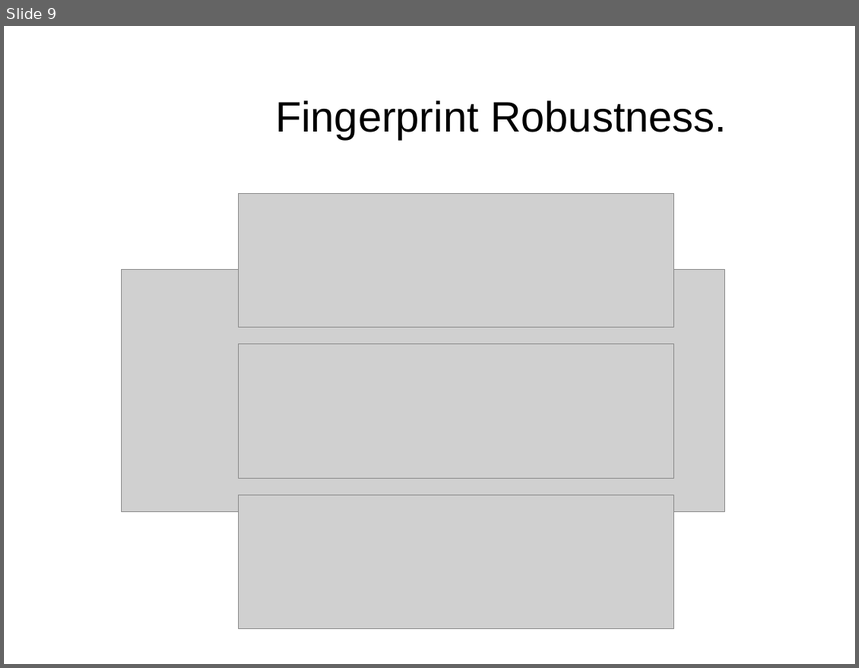
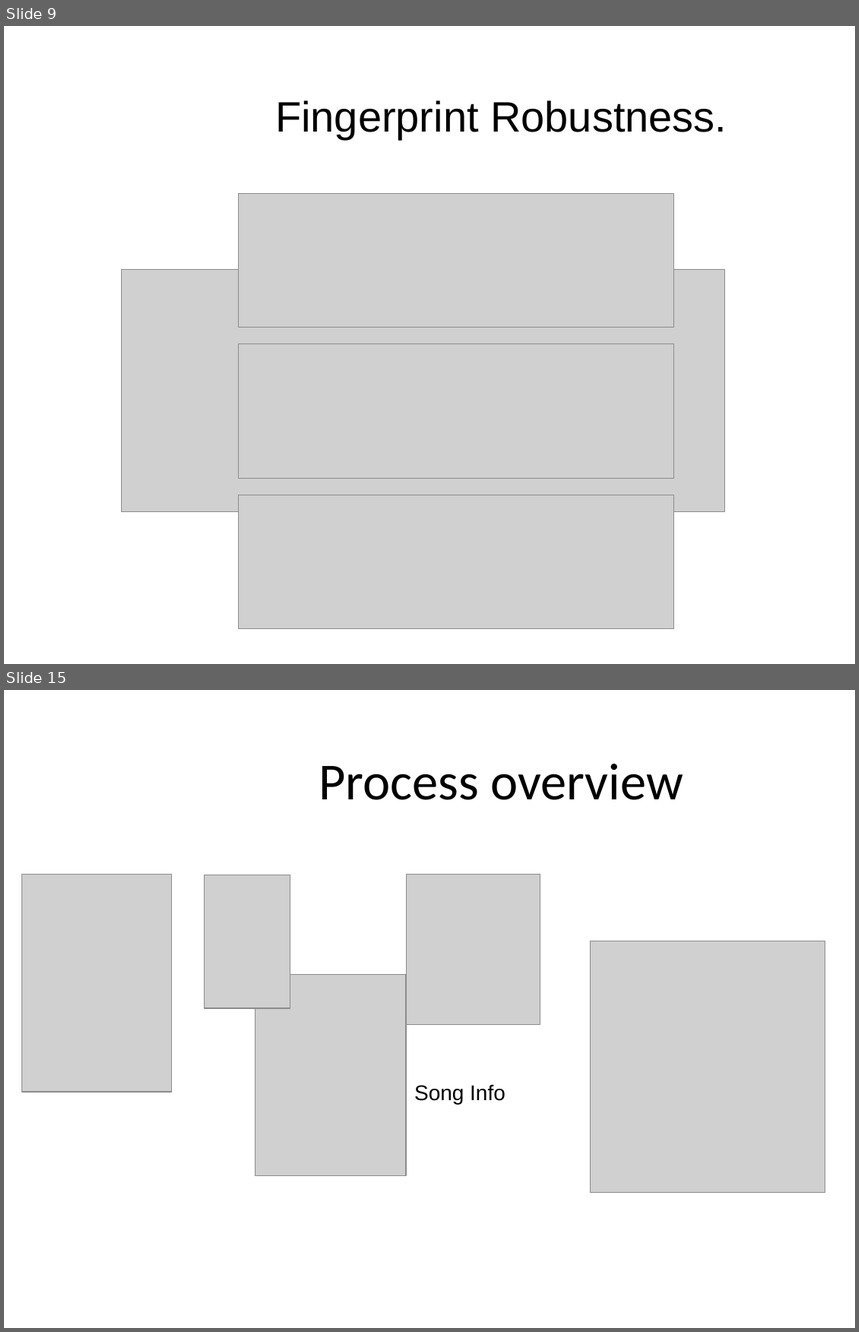
Before and after one commit to master20151121/mmoments, a slide deck: Mobile Musical Moments.ppt. Shown one above the other, each under a label of ours: slide 9 before the commit, slides 9 and 15 after it; the slides between them are not shown. The pictures are 859x668 and 859x1332 pixels, drawn with LibreOffice and Linux fonts; fonts in the diff are those of the drawing; grey boxes stand for pictures; background and template pictures are left out. Boxes give left, top, right and bottom in pixels: in the first picture for what was removed or moved away, otherwise in the second. Text is boxed around its words. In the diff, an @@ line names an element or a change of style, - is before the commit and + after.

```diff
--- a/Mobile Musical Moments.ppt
+++ b/Mobile Musical Moments.ppt
@@ slide 15 added at <box>4,690,855,1328</box>, background #FFFFFF @@
@@ title added at <box>319,764,683,800</box>, 44 pt, text #000000 @@
+Process overview
@@ picture added at <box>22,874,172,1092</box> @@
@@ picture added at <box>204,875,290,1008</box> @@
@@ picture added at <box>406,874,539,1024</box> @@
@@ picture added at <box>591,941,826,1192</box> @@
@@ picture added at <box>255,975,406,1176</box> @@
@@ text added at <box>414,1084,506,1104</box>, 18 pt, text #000000 @@
+Song Info
```
Also in this commit, not shown: 10 slides changed.
